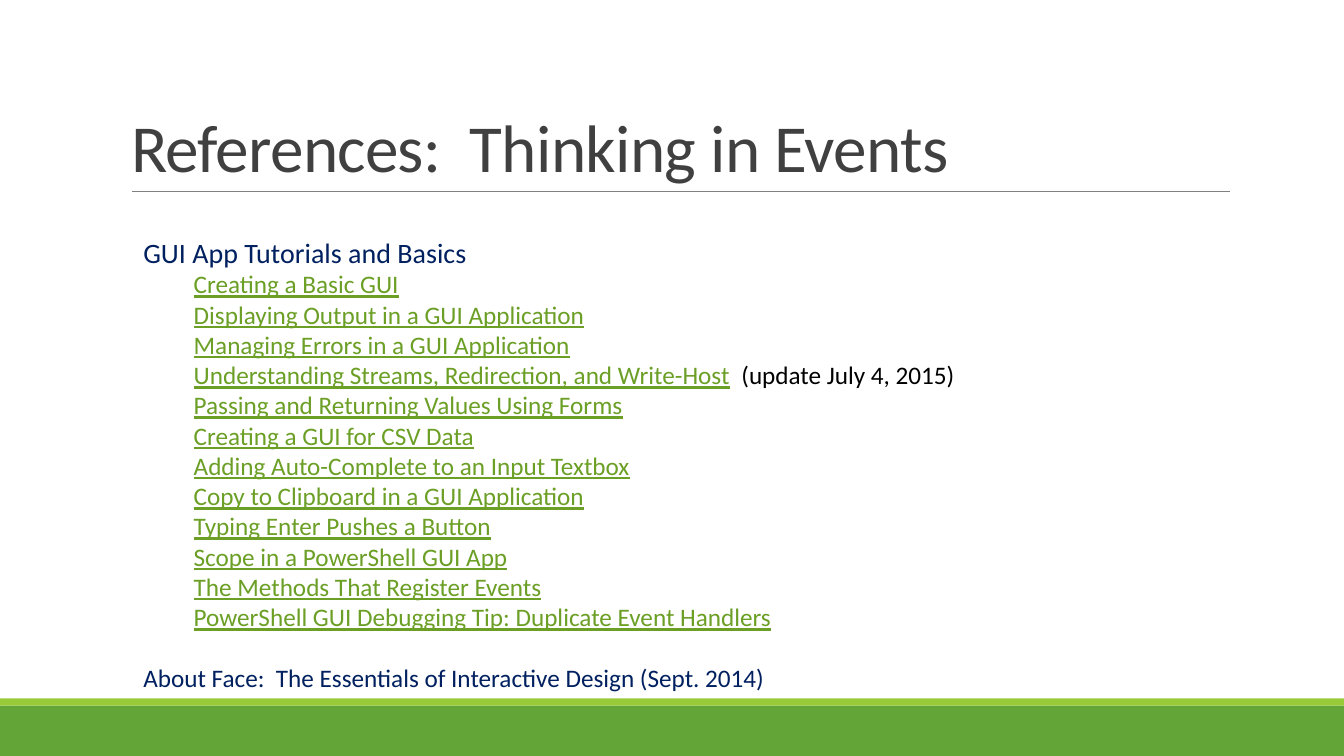
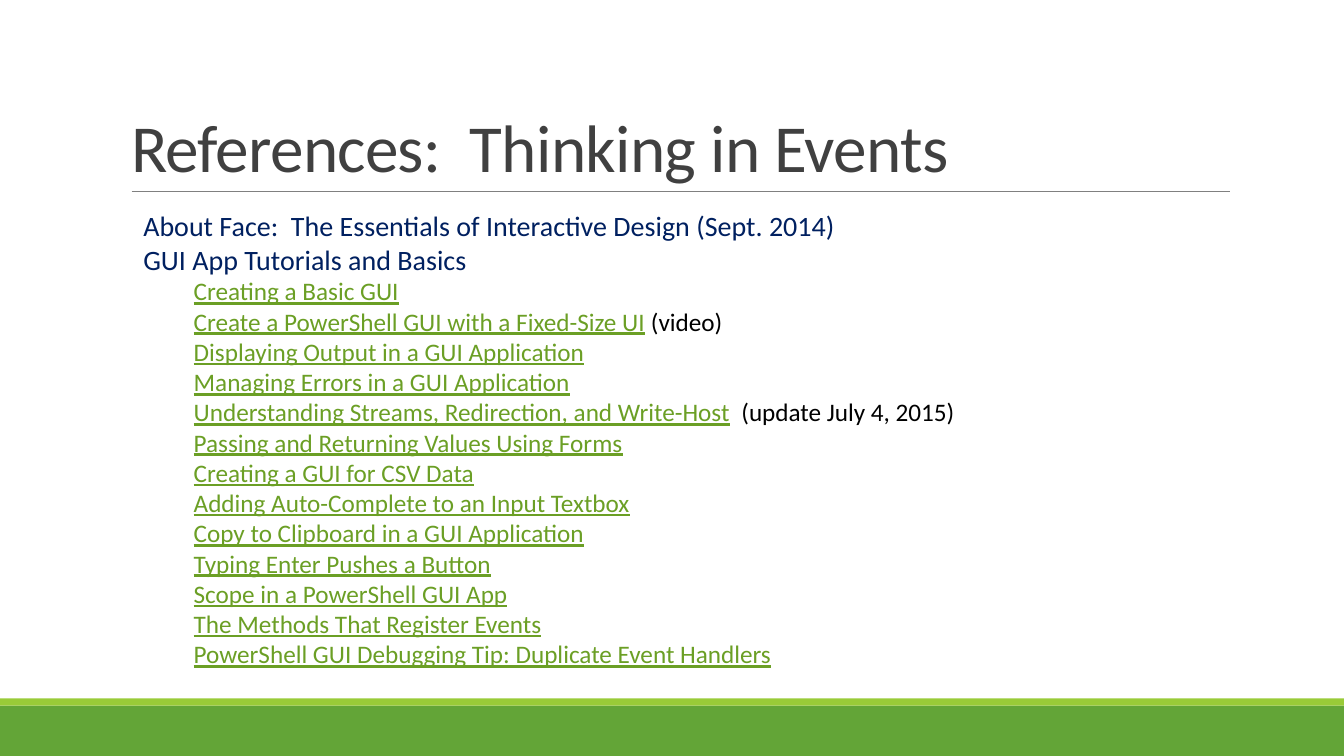
Before and after one commit to juneb/ThinkingInEvents, a slide deck: slide 19 of ThinkingInEvents-UserGroupTalk.pptx (slide 23 before the commit). Drawn at 1344x756 pixels with LibreOffice and Linux fonts; fonts in the diff are those of the drawing. Boxes give left, top, right and bottom in pixels: in the first picture for what was removed or moved away, otherwise in the second. Text is boxed around its words. In the diff, an @@ line names an element or a change of style, - is before the commit and + after.

Commit message:
Updated .pptx

```diff
--- a/ThinkingInEvents-UserGroupTalk.pptx
+++ b/ThinkingInEvents-UserGroupTalk.pptx
@@ text "About Face: The Essentials of ...": place and size @@
-text "About Face: The Essentials of ..." at <box>143,243,955,692</box>
+text "About Face: The Essentials of ..." at <box>143,215,955,668</box>
@@ text at <box>143,215,834,241</box>: paragraph added @@
+About Face: The Essentials of Interactive Design (Sept. 2014)
@@ text at <box>194,313,722,335</box>: paragraph added @@
+  Create a PowerShell GUI with a Fixed-Size UI (video)
@@ text at <box>143,668,764,692</box>: paragraph removed @@
-About Face: The Essentials of Interactive Design (Sept. 2014)
```
Also in this commit, not shown: 6 other slides changed, 1 slide added, 6 slides removed.
